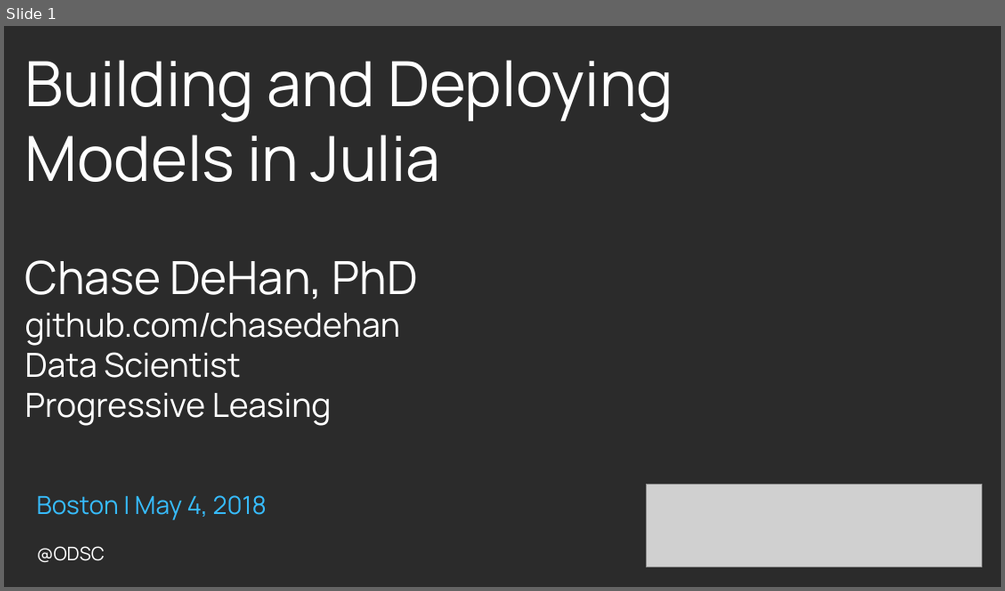
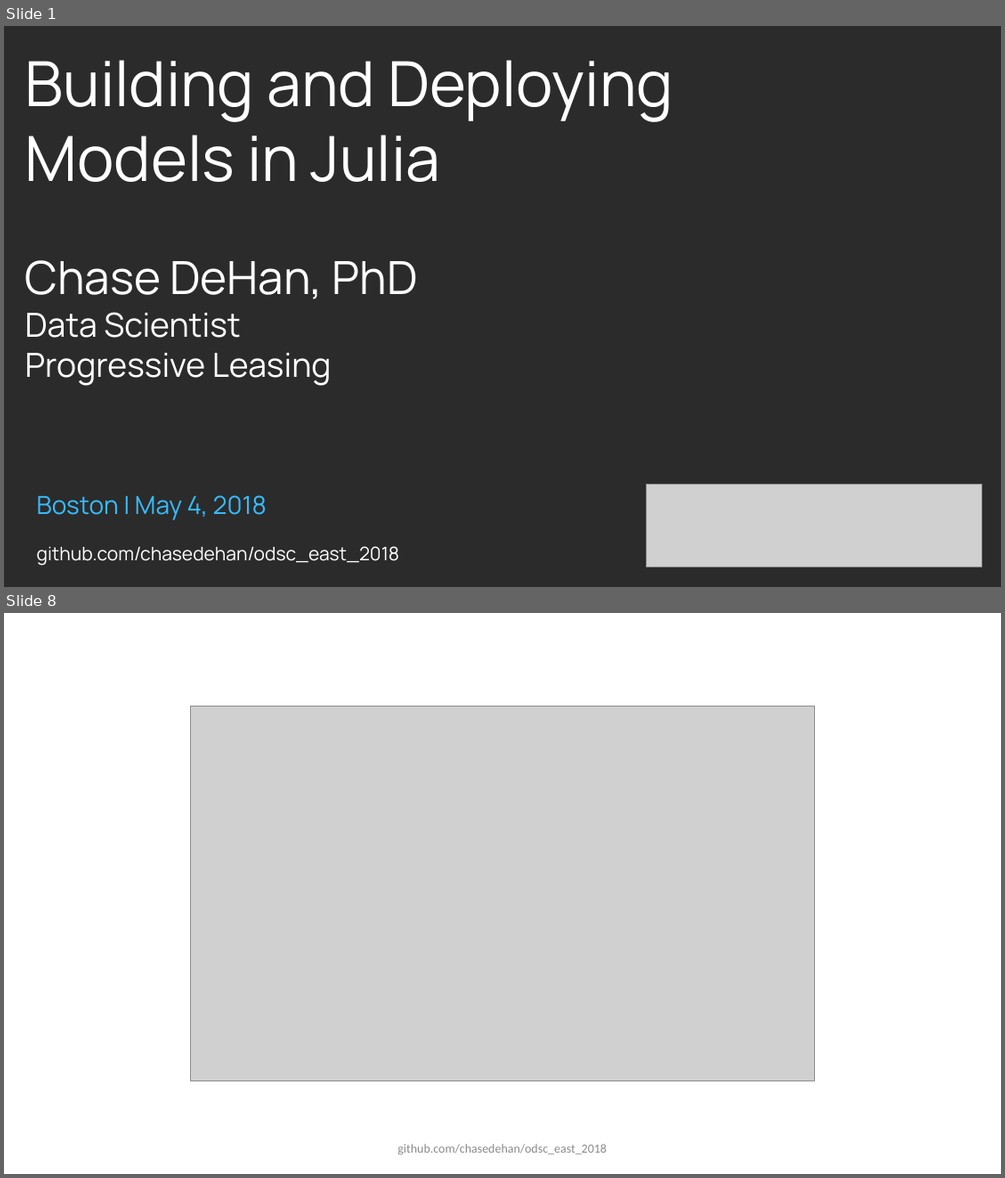
Before and after one commit to chasedehan/odsc_east_2018, a slide deck: Building and Deploying Models in Julia.pptx. Shown one above the other, each under a label of ours: slide 1 before the commit, slides 1 and 8 after it; the slides between them are not shown. The pictures are 1005x591 and 1005x1178 pixels, drawn with LibreOffice and Linux fonts; fonts in the diff are those of the drawing; grey boxes stand for pictures; background and template pictures are left out; a plain dark background stands for a picture behind light text. Boxes give left, top, right and bottom in pixels: in the first picture for what was removed or moved away, otherwise in the second. Text is boxed around its words. In the diff, an @@ line names an element or a change of style, - is before the commit and + after.

```diff
--- a/Building and Deploying Models in Julia.pptx
+++ b/Building and Deploying Models in Julia.pptx
@@ slide 8 added at [4,613,1001,1174], background #FFFFFF @@
@@ picture added at [190,706,815,1081] @@
@@ text added at [397,1143,607,1155], 12 pt, text #8C8C8C @@
+github.com/chasedehan/odsc_east_2018
@@ slide 1 changed as well @@
@@ text at [25,313,400,346]: paragraph removed @@
-github.com/chasedehan
@@ text at [37,546,400,565]: text changed @@
-@ODSC
+github.com/chasedehan/odsc_east_2018
```
Also in this commit, not shown: 6 other slides added, 5 slides removed, 3 other files.
